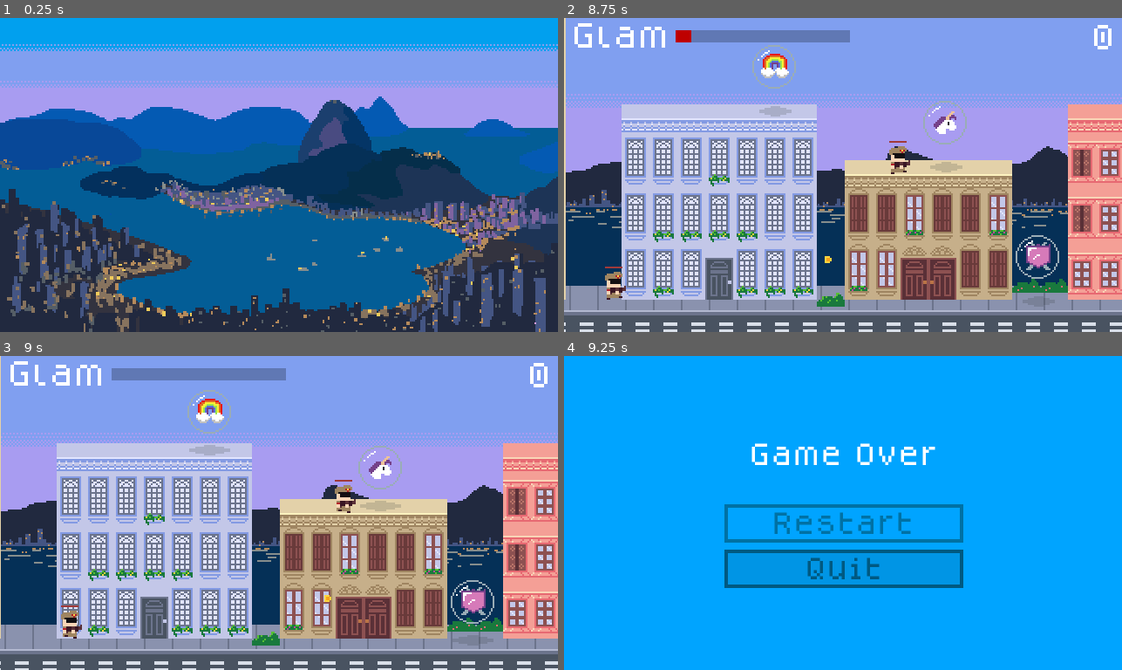
Above: before the commit, frames 1-4 (two rows, left to right).
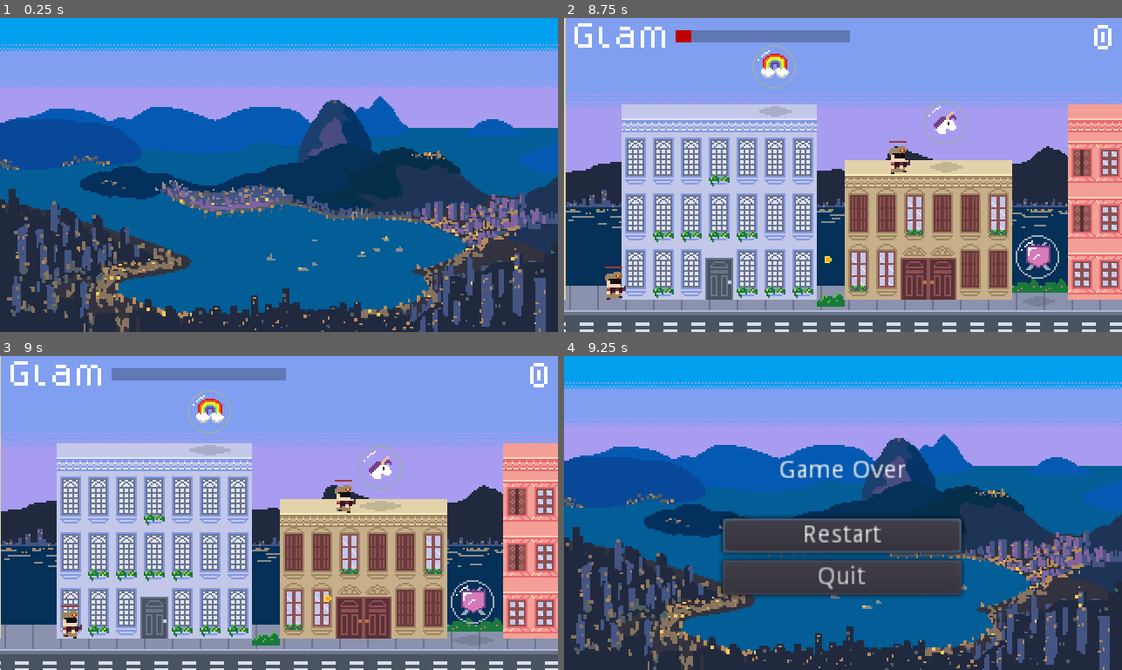
Above: after the commit, the same moments.

Repository: hamiltonromualdo/bring-ur-glam
Game: Godot game, scene res://src/UserInterface/TitleScreen.tscn
Two runs of this game, one before a commit and one after it. Both use one fixed random seed, a clock stepped at 60 frames per second and the inputs below. Sound files missing from this copy of the repository are replaced by a short silence.
Inputs (mouse positions are in pixels of both pictures, inside the frame that each line leads up to):
- Up to frame 1 (0.25 s): no input
- Up to frame 2 (8.75 s): tap Enter at 0.5 s; move the mouse to (965, 159) at 0.52 s; hold Right (ui_right) 0.53-2.03 s; tap Space at 1.25 s; move the mouse to (731, 190) at 1.27 s; move the mouse to (898, 105) at 2.02 s; hold Left (ui_left) 2.03-2.78 s; move the mouse to (815, 237) at 2.77 s; hold Right (ui_right) 2.78-4.28 s; move the mouse to (1010, 222) at 3.52 s; move the mouse to (675, 127) at 4.27 s; hold Left (ui_left) 4.28-5.03 s; move the mouse to (870, 175) at 5.02 s; hold Right (ui_right) 5.03-5.78 s; move the mouse to (759, 96) at 5.77 s; hold Left (ui_left) 5.78-6.5 s; click "Play" at 6.5 s; click "Play" at 7.25 s; move the mouse to (965, 159) at 8.02 s; hold Left (ui_left) from 8.03 s (still down)
- Up to frame 3 (9 s): move the mouse to (167, 528) at 8.77 s; release Left (ui_left) at 8.78 s; hold Right (ui_right) from 8.78 s (still down)
- Up to frame 4 (9.25 s): keep holding Right (ui_right)

Frames 1-3 are identical in both runs. In frame 4, 90% of the frame differs, in the area x 0-100%, y 8-100%.

Commit message:
Add background to gameover screen

Diff:
--- a/bring_ur_glam/src/UserInterface/GameOverScreen.tscn
+++ b/bring_ur_glam/src/UserInterface/GameOverScreen.tscn
@@ -1,5 +1,6 @@
-[gd_scene load_steps=6 format=2]
+[gd_scene load_steps=7 format=2]
 
+[ext_resource path="res://assets/bg/menu_rio.png" type="Texture" id=1]
 [ext_resource path="res://src/UserInterface/GameOverScreen.gd" type="Script" id=2]
 [ext_resource path="res://src/UserInterface/ChangeSceneButton.tscn" type="PackedScene" id=3]
 [ext_resource path="res://src/UserInterface/QuitButton.tscn" type="PackedScene" id=4]
@@ -15,24 +16,17 @@
 "_edit_use_anchors_": false
 }
 
-[node name="PauseOverlay" type="ColorRect" parent="."]
-anchor_right = 1.0
-anchor_bottom = 1.0
-theme = ExtResource( 7 )
-color = Color( 0, 0.647059, 1, 1 )
-__meta__ = {
-"_edit_use_anchors_": false
-}
+[node name="PauseOverlay" type="Sprite" parent="."]
+position = Vector2( 160, 90 )
+texture = ExtResource( 1 )
 
 [node name="Label" type="Label" parent="PauseOverlay"]
 anchor_left = 0.5
-anchor_top = 0.5
 anchor_right = 0.5
-anchor_bottom = 0.5
-margin_left = -57.0
-margin_top = -42.7382
-margin_right = 57.0
-margin_bottom = -28.7382
+margin_left = -217.0
+margin_top = -31.0
+margin_right = -103.0
+margin_bottom = -12.0
 text = "Game Over"
 align = 1
 __meta__ = {
@@ -41,13 +35,11 @@
 
 [node name="MarginContainer" type="MarginContainer" parent="PauseOverlay"]
 anchor_left = 0.5
-anchor_top = 0.5
 anchor_right = 0.5
-anchor_bottom = 0.5
-margin_left = -68.5
-margin_top = -4.8641
-margin_right = 68.5
-margin_bottom = 72.1359
+margin_left = -228.5
+margin_top = 3.0
+margin_right = -91.5
+margin_bottom = 80.0
 __meta__ = {
 "_edit_use_anchors_": false
 }
